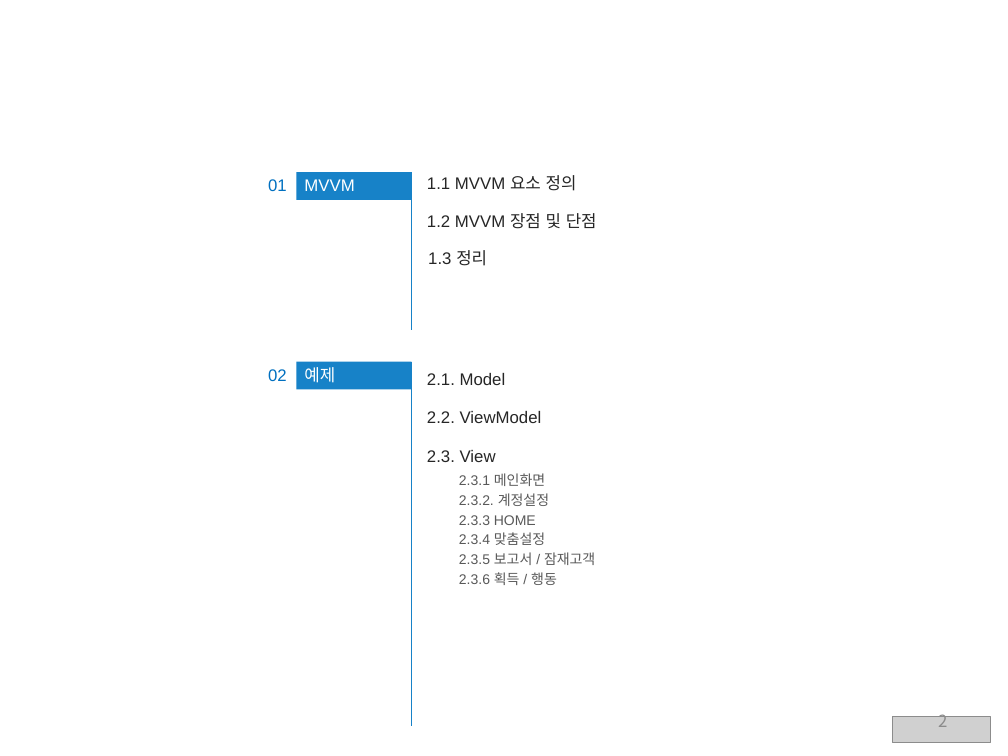
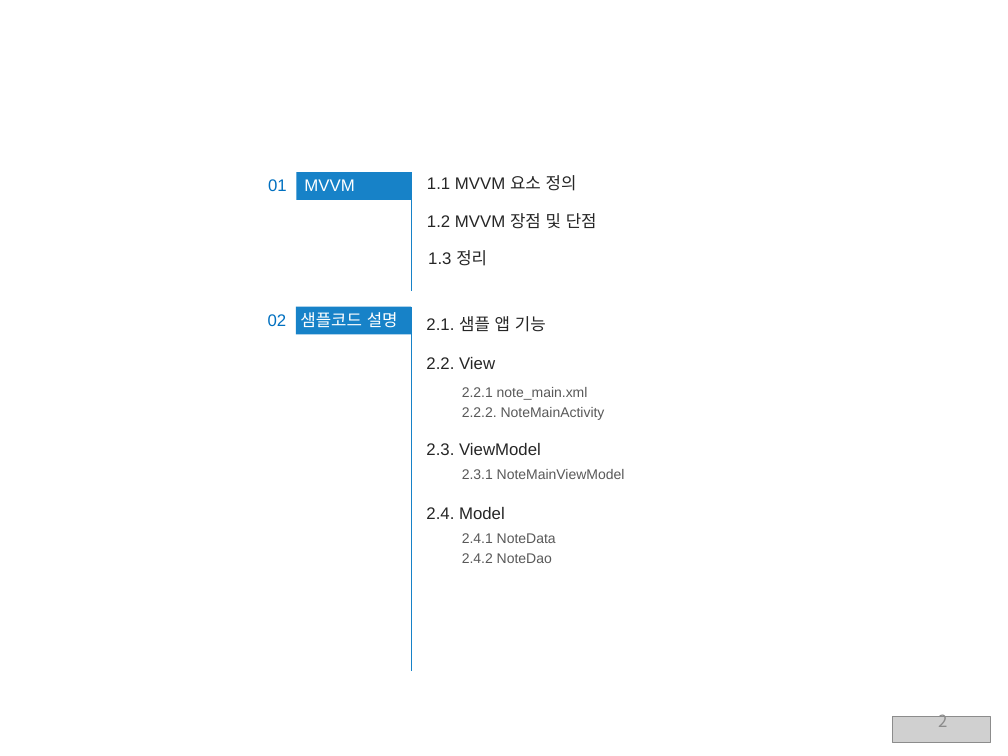
Before and after one commit to seoyoon630/MVVMDemo, a slide deck: slide 2 of Android MVVM.pptx. Drawn at 1008x756 pixels with LibreOffice and Linux fonts; fonts in the diff are those of the drawing; grey boxes stand for pictures. Boxes give left, top, right and bottom in pixels: in the first picture for what was removed or moved away, otherwise in the second. Text is boxed around its words. In the diff, an @@ line names an element or a change of style, - is before the commit and + after.

```diff
--- a/Android MVVM.pptx
+++ b/Android MVVM.pptx
@@ line moved from (411, 172) - (411, 331) to (411, 172) - (411, 290) @@
@@ 1 text, 1 line, 1 rectangle: place and size @@
-1 text, 1 line, 1 rectangle at (268,362,411,726)
+1 text, 1 line, 1 rectangle at (268,306,411,670)
@@ text at (300,312,398,328): text changed @@
-예제
+샘플코드 설명
@@ text at (426,316,546,332): text changed @@
-2.1. Model
+2.1. 샘플 앱 기능
@@ text at (426,357,495,369): text changed @@
-2.2. ViewModel
+2.2. View
@@ text at (462,387,605,420): text changed @@
-2.3.1 메인화면
-2.3.2. 계정설정
-2.3.3 HOME
-2.3.4 맞춤설정
-2.3.5 보고서 / 잠재고객
-2.3.6 획득 / 행동
+2.2.1 note_main.xml
+2.2.2. NoteMainActivity
@@ text at (426,443,541,455): text changed @@
-2.3. View
+2.3. ViewModel
@@ text added at (462,469,625,479), 10 pt, text #595959 @@
+2.3.1 NoteMainViewModel
@@ text added at (426,507,505,519), 12 pt, text #262626 @@
+2.4. Model
@@ text added at (462,533,556,563), 10 pt, text #595959 @@
+2.4.1 NoteData
+2.4.2 NoteDao
```
Also in this commit, not shown: 1 other slide changed, 5 slides added, 1 slide removed, 1 other file.
